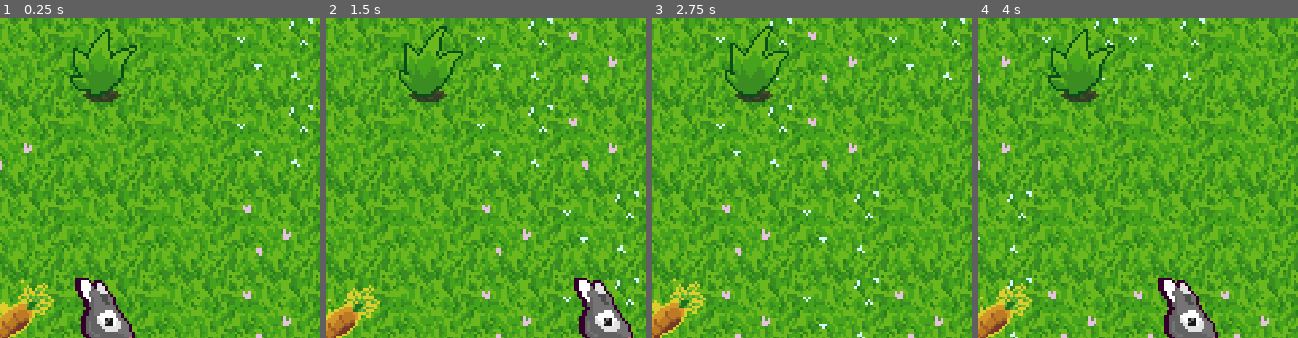
Above: before the commit, frames 1-4 (left to right).
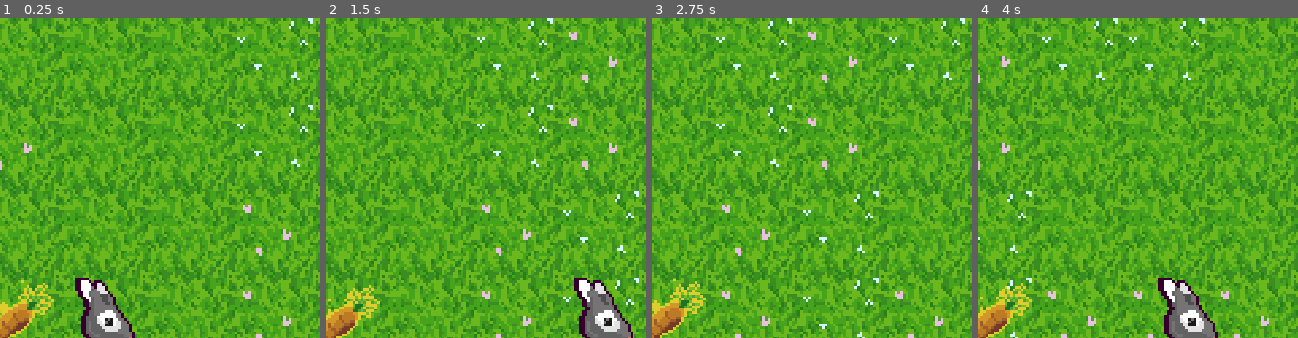
Above: after the commit, the same moments.

Repository: Amrith369/Rabbit
Game: Godot game, scene res://Scenes/MainScene.tscn
Same seed, same stepped clock (60 frames per second), same inputs: the game is played once before the commit and once after it.
Inputs:
- Up to frame 1 (0.25 s): no input
- Up to frame 2 (1.5 s): hold Right (ui_right) 0.53-1.28 s; hold Down (ui_down) from 1.28 s (still down)
- Up to frame 3 (2.75 s): release Down (ui_down) at 2.03 s; hold Right (ui_right) from 2.03 s (still down)
- Up to frame 4 (4 s): release Right (ui_right) at 2.78 s; hold Up (ui_up) 2.78-3.53 s; hold Left (ui_left) from 3.53 s (still down)
The pictures show only the part of the screen within x 41-91%, y 10-60%; the shares and areas given below are measured in that part.

The runs differ from the first frame. In frame 1, 1.7% of the frame differs, in the area x 21-43%, y 3-27%; in frame 2, 1.5%; in frame 3, 1.6%; in frame 4, 1.8%.

Commit message:
Minor-Changes
....

Diff:
--- a/RabbitProject/Scenes/MainScene.tscn
+++ b/RabbitProject/Scenes/MainScene.tscn
@@ -1,8 +1,7 @@
-[gd_scene load_steps=8 format=2]
+[gd_scene load_steps=7 format=2]
 
 [ext_resource path="res://Assets/Tiles/TileMap/ground.tres" type="TileSet" id=1]
 [ext_resource path="res://Scenes/carrot_item.tscn" type="PackedScene" id=2]
-[ext_resource path="res://Scenes/grass_item.tscn" type="PackedScene" id=3]
 [ext_resource path="res://Scenes/RabbitPlayer.tscn" type="PackedScene" id=4]
 [ext_resource path="res://Assets/Scripts/terrain_gen.gd" type="Script" id=5]
 [ext_resource path="res://Assets/Tiles/TileMap/barrier.tres" type="TileSet" id=6]
@@ -18,6 +17,7 @@
 
 # Called when the node enters the scene tree for the first time.
 func _ready():
+	randomize()
 	pass # Replace with function body.
 func gen_items():
 	print(get_node(\".\").get_child_count())
@@ -64,9 +64,6 @@
 [node name="Carrot" parent="." instance=ExtResource( 2 )]
 position = Vector2( 80, 112 )
 
-[node name="Grass" parent="." instance=ExtResource( 3 )]
-position = Vector2( 112, 16 )
-
 [node name="RabbitPlayer" parent="." instance=ExtResource( 4 )]
 position = Vector2( 96, 97 )
 
@@ -81,4 +78,3 @@
 position = Vector2( 96, 96 )
 current = true
 zoom = Vector2( 0.37, 0.37 )
-[connection signal="body_entered" from="Grass" to="RabbitPlayer" method="_on_Grass_body_entered"]
